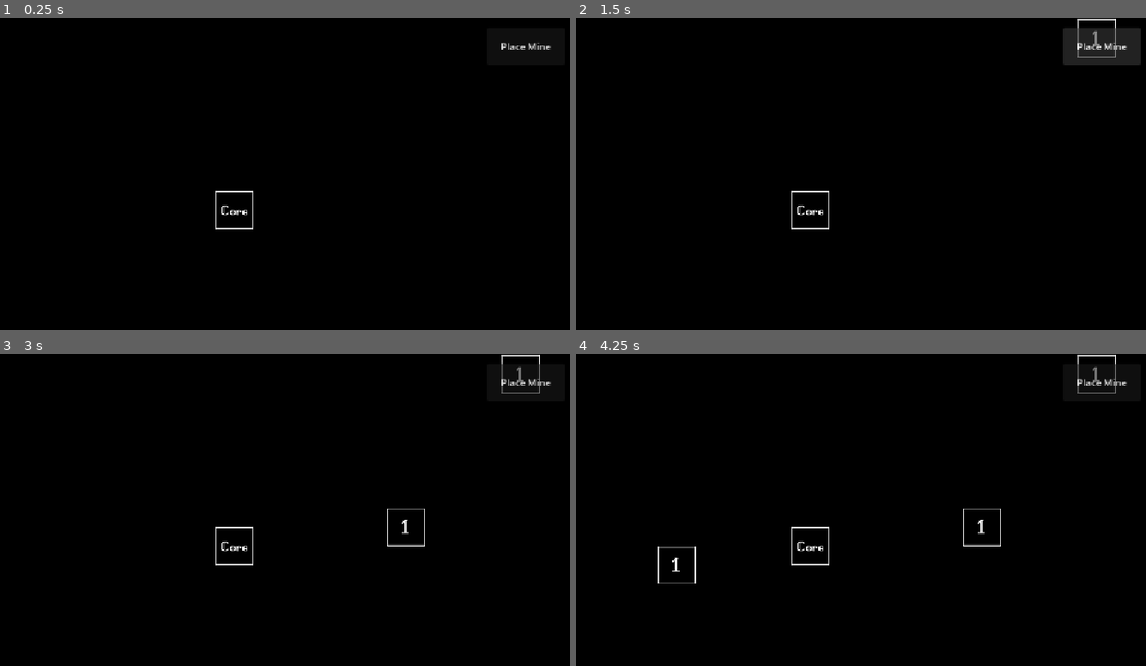
Above: before the commit, frames 1-4 (two rows, left to right).
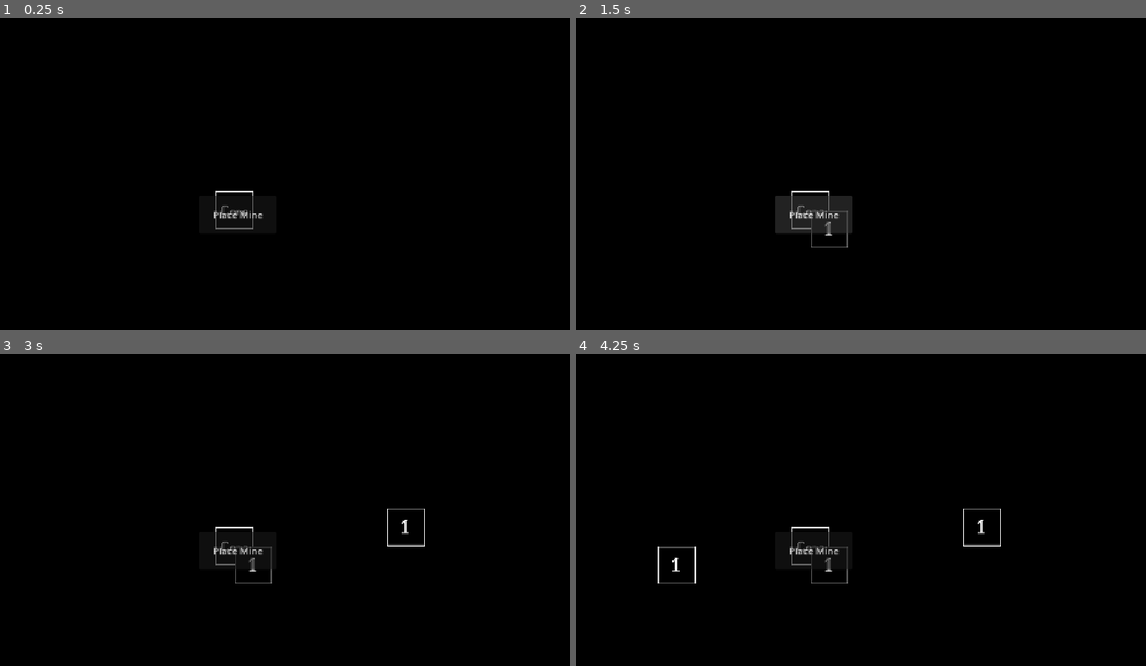
Above: after the commit, the same moments.

Repository: ast4rt3/math-matic
Game: Godot game, scene res://world.tscn
Same seed, same stepped clock (60 frames per second), same inputs: the game is played once before the commit and once after it.
Inputs (mouse positions are in pixels of both pictures, inside the frame that each line leads up to):
- Up to frame 1 (0.25 s): no input
- Up to frame 2 (1.5 s): click "Place Mine" at 0.5 s; click "Place Mine" at 1.25 s
- Up to frame 3 (3 s): click "Place Mine" at 2 s; tap Enter at 2.75 s; move the mouse to (387, 528) at 2.77 s; click (387, 528) at 2.92 s
- Up to frame 4 (4.25 s): tap Space at 3.5 s; move the mouse to (672, 566) at 3.52 s; click (672, 566) at 3.67 s

The runs differ from the first frame. In frame 1, 0.4% of the frame differs, in the area x 37-97%, y 7-68%; in frame 2, 3.3%, in the area x 34-100%, y 0-74%; in frame 3, 0.6%; in frame 4, 0.6%.

Commit message:
Overhaul: added screen reference for UI and the engine

Diff:
--- a/UI.tscn
+++ /dev/null
@@ -1,10 +0,0 @@
-[gd_scene format=3 uid="uid://c83lab7m8x4a1"]
-
-[node name="UI" type="CanvasLayer" unique_id=1840107334]
-
-[node name="MineButton" type="Button" parent="." unique_id=672936677]
-offset_left = 997.0
-offset_top = 16.0
-offset_right = 1127.0
-offset_bottom = 79.0
-text = "Place Mine"
--- a/world.tscn
+++ b/world.tscn
@@ -4,7 +4,6 @@
 [ext_resource type="Texture2D" uid="uid://8vnxxsb5pl4v" path="res://blacktile.png" id="1_fj7yv"]
 [ext_resource type="Script" uid="uid://jjloyt6iw7pi" path="res://world.gd" id="1_tlwt5"]
 [ext_resource type="PackedScene" uid="uid://cq2gau2gq8csi" path="res://buildings/Core.tscn" id="3_tlwt5"]
-[ext_resource type="PackedScene" uid="uid://c83lab7m8x4a1" path="res://UI.tscn" id="4_uitscn"]
 
 [sub_resource type="TileSetAtlasSource" id="TileSetAtlasSource_tlwt5"]
 texture = ExtResource("1_fj7yv")
@@ -62,4 +61,19 @@
 
 [node name="Core" parent="." unique_id=1575085873 instance=ExtResource("3_tlwt5")]
 
-[node name="UI" parent="." unique_id=432077267 instance=ExtResource("4_uitscn")]
+[node name="UI" type="CanvasLayer" parent="." unique_id=193707997]
+offset = Vector2(2000, 0)
+transform = Transform2D(1, 0, 0, 1, 2000, 0)
+
+[node name="ScreenReference" type="ReferenceRect" parent="UI" unique_id=538733033]
+offset_right = 1152.0
+offset_bottom = 648.0
+border_width = 4.7
+
+[node name="MineButton" type="Button" parent="UI" unique_id=586447805]
+offset_left = 514.0
+offset_top = 298.0
+offset_right = 644.0
+offset_bottom = 361.0
+action_mode = 0
+text = "Place Mine"
